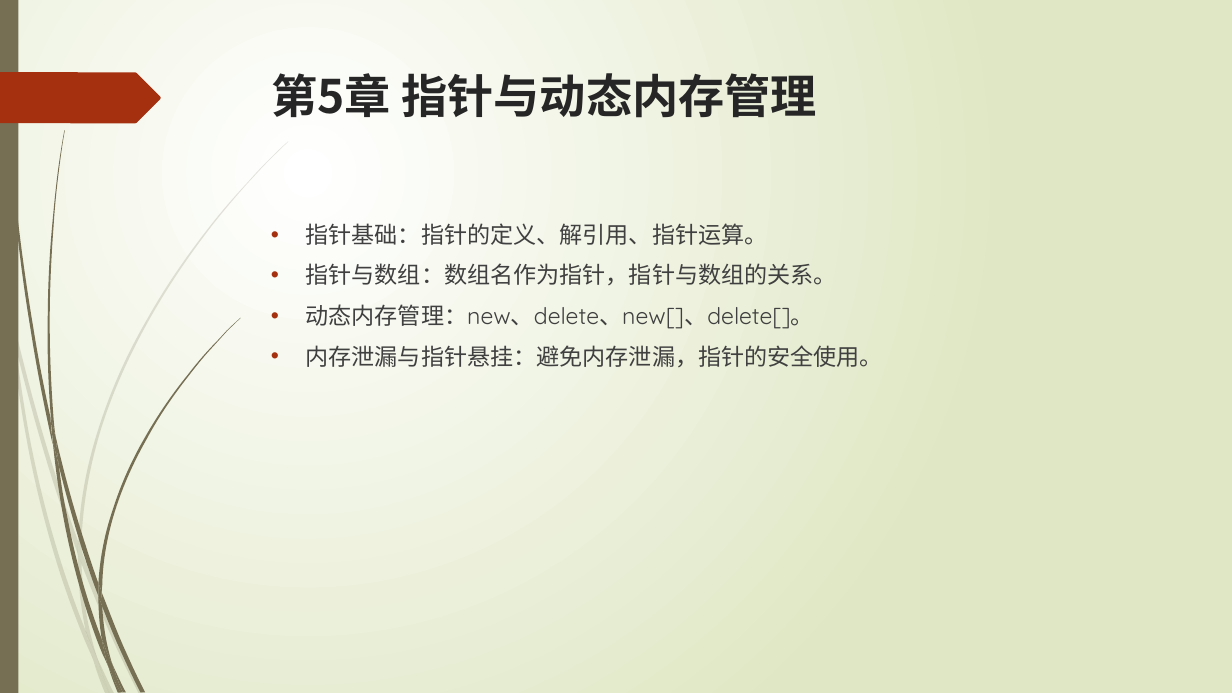
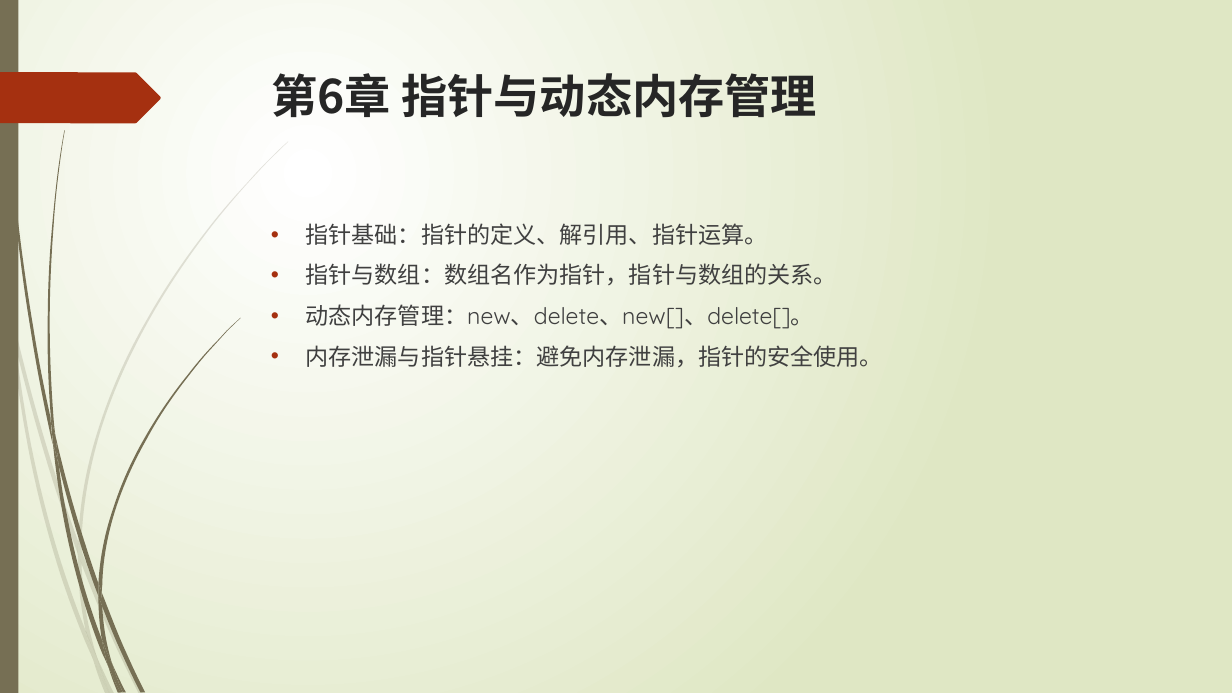
Before and after one commit to liuty2006/learn, a slide deck: slide 41 of learn_cpp/docs/C++语言培训.pptx (slide 18 before the commit). Drawn at 1232x693 pixels with LibreOffice and Linux fonts; fonts in the diff are those of the drawing. Boxes give left, top, right and bottom in pixels: in the first picture for what was removed or moved away, otherwise in the second. Text is boxed around its words. In the diff, an @@ line names an element or a change of style, - is before the commit and + after.

```diff
--- a/learn_cpp/docs/C++语言培训.pptx
+++ b/learn_cpp/docs/C++语言培训.pptx
@@ title at <box>271,73,817,118</box>: text changed @@
-第5章 指针与动态内存管理
+第6章 指针与动态内存管理
```
Also in this commit, not shown: 8 other slides changed, 23 slides added, 16 other files.
